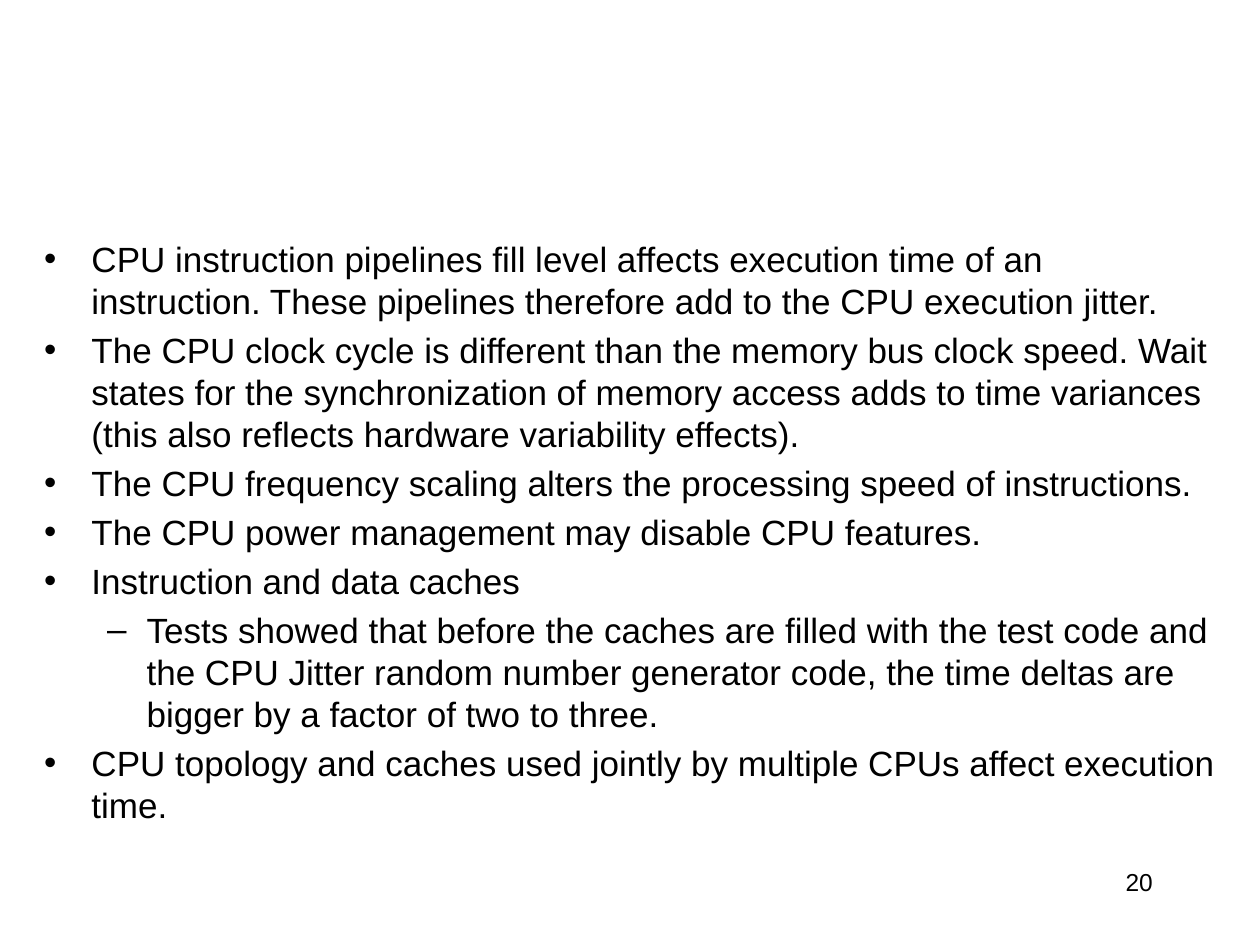
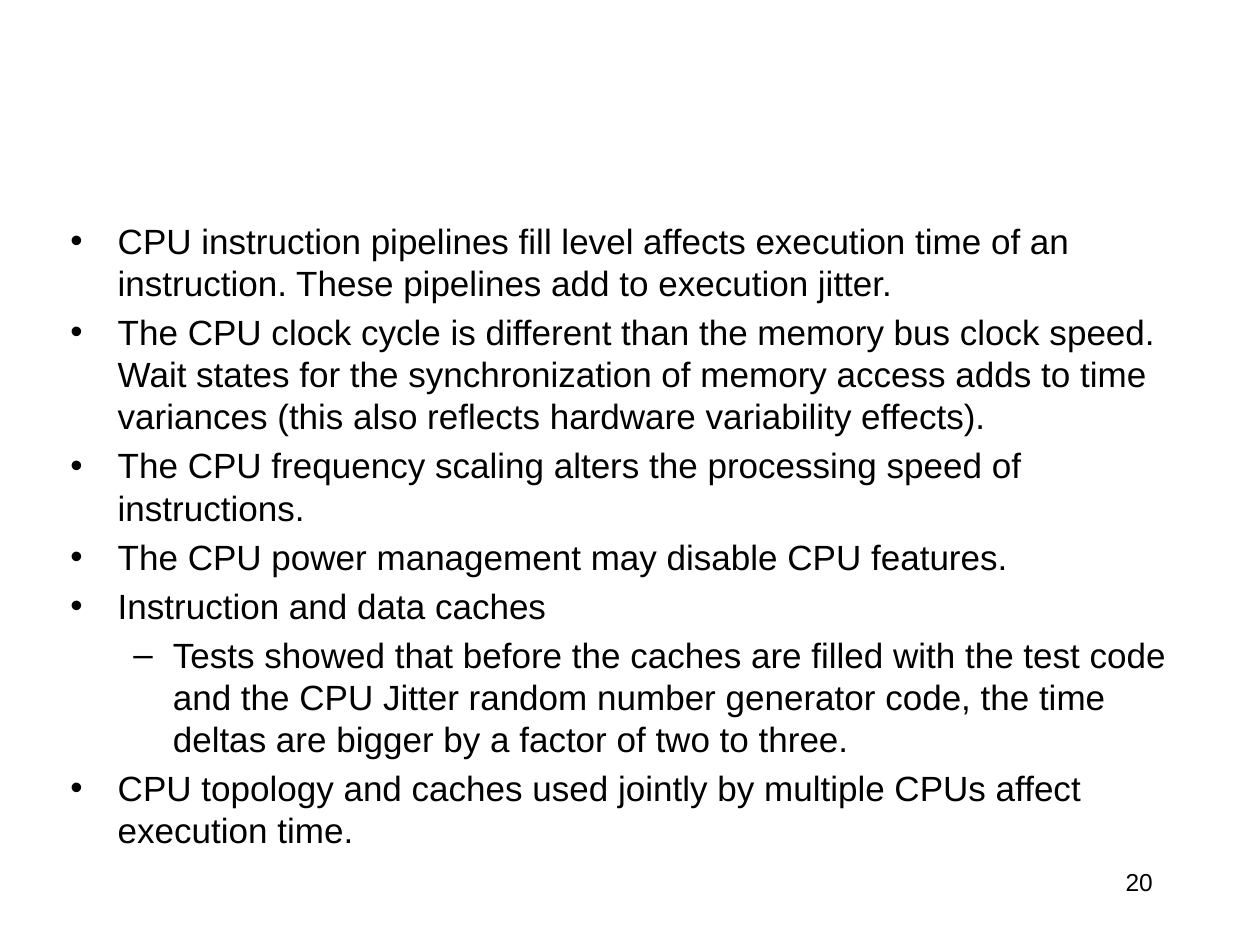
Before and after one commit to jlmucb/class_notes, a slide deck: slide 20 of BerkeleyClass/CS290Spring2013/Lectures/entropy_talk.pptx. Drawn at 1260x945 pixels with LibreOffice and Linux fonts; fonts in the diff are those of the drawing; grey boxes stand for pictures. Boxes give left, top, right and bottom in pixels: in the first picture for what was removed or moved away, otherwise in the second. Text is boxed around its words. In the diff, an @@ line names an element or a change of style, - is before the commit and + after.

```diff
--- a/BerkeleyClass/CS290Spring2013/Lectures/entropy_talk.pptx
+++ b/BerkeleyClass/CS290Spring2013/Lectures/entropy_talk.pptx
@@ text "CPU instruction pipelines fill level ..." moved from (x1=91, y1=246, x2=1214, y2=819) to (x1=118, y1=228, x2=1166, y2=844) @@
@@ text at (x1=118, y1=228, x2=1069, y2=303): text changed @@
-• CPU instruction pipelines fill level affects execution time of an instruction. These pipelines therefore add to the CPU execution jitter.
+• CPU instruction pipelines fill level affects execution time of an instruction. These pipelines add to execution jitter.
```
Also in this commit, not shown: 11 other slides changed.
